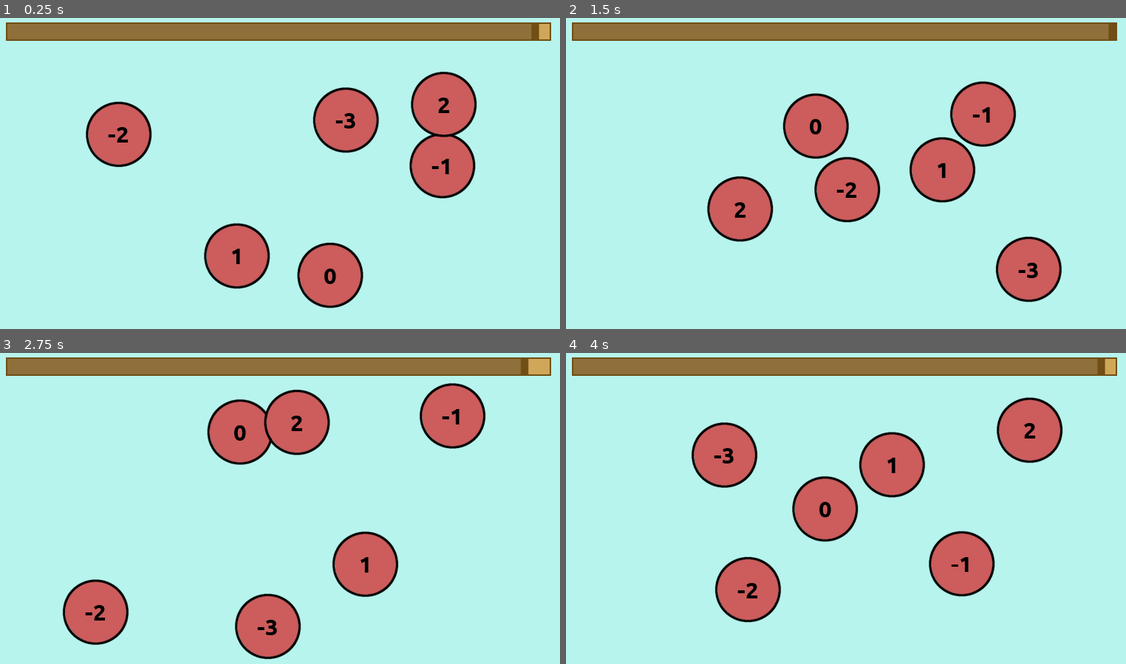
Above: before the commit, frames 1-4 (two rows, left to right).
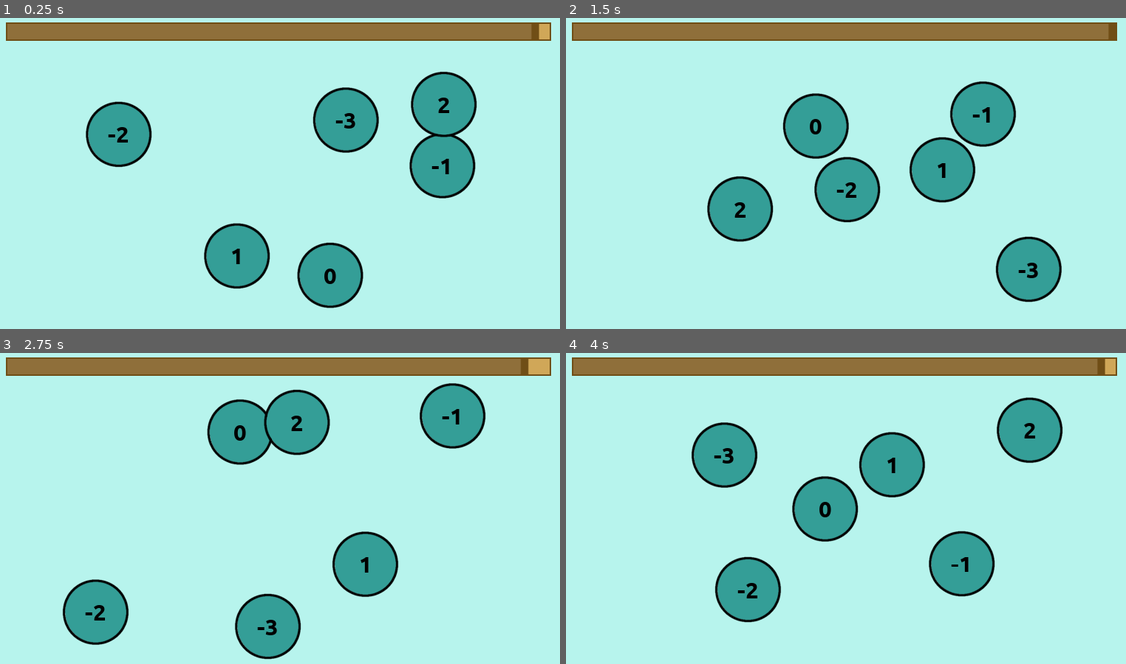
Above: after the commit, the same moments.

Repository: moisesjbc/contando-hasta-100
Game: Godot game, scene res://gameplay/main/main.tscn
Two runs of this game, one before a commit and one after it. Both use one fixed random seed, a clock stepped at 60 frames per second and the inputs below.
Inputs (mouse positions are in pixels of both pictures, inside the frame that each line leads up to):
- Up to frame 1 (0.25 s): no input
- Up to frame 2 (1.5 s): move the mouse to (913, 120) at 0.52 s; click (913, 120) at 0.67 s; move the mouse to (834, 263) at 1.27 s; click (834, 263) at 1.42 s
- Up to frame 3 (2.75 s): move the mouse to (280, 524) at 2.02 s; click (280, 524) at 2.17 s
- Up to frame 4 (4 s): move the mouse to (661, 611) at 2.77 s; click (661, 611) at 2.92 s; move the mouse to (1070, 483) at 3.52 s; click (1070, 483) at 3.67 s

The runs differ from the first frame. In frame 1, 9.8% of the frame differs, in the area x 15-85%, y 18-93%; in frame 2, 9.8%; in frame 3, 9.8%; in frame 4, 9.8%, in the area x 22-89%, y 14-87%.

Commit message:
Remove expected value logic from numeric balls

Diff:
--- a/godot-project/gameplay/balls/numeric_ball/numeric_ball.gd
+++ b/godot-project/gameplay/balls/numeric_ball/numeric_ball.gd
@@ -4,38 +4,13 @@
 signal numeric_ball_selected
 
 var value = null
-var expected_value = null
-
-
-func _update_color():
-	if value == expected_value:
-		modulate = Color.greenyellow
-	else:
-		modulate = Color.indianred
 
 
 func set_value(new_value: int):
 	value = new_value
 	$label.bbcode_text = "[center]" + str(value) + "[/center]"
-	_update_color()
-
-
-func set_expected_value(new_expected_value: int):
-	expected_value = new_expected_value
-	_update_color()
 
 
 func _on_numeric_ball_input_event(_viewport, event, _shape_idx):
 	if (event is InputEventMouseButton && event.pressed):
 		emit_signal("numeric_ball_selected", self)
-
-
-func evaluate(expression_str: String):
-	var expression = Expression.new()
-	expression.parse(expression_str, ["x"])
-	var result = expression.execute([value])
-	set_value(result)
-
-
-func has_expected_value():
-	return value == expected_value
--- a/godot-project/gameplay/balls/numeric_ball/numeric_ball.tscn
+++ b/godot-project/gameplay/balls/numeric_ball/numeric_ball.tscn
@@ -15,6 +15,7 @@
 script = ExtResource( 2 )
 
 [node name="sprite" type="Sprite" parent="."]
+modulate = Color( 0.203922, 0.619608, 0.592157, 1 )
 scale = Vector2( 0.75, 0.75 )
 texture = ExtResource( 1 )
 
